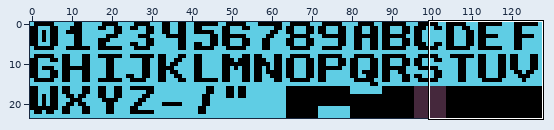
File history of a pixel-art file, img/font.aseprite. Above: a wide view before the commit, with the close-up outlined.
Close-up. Old version:
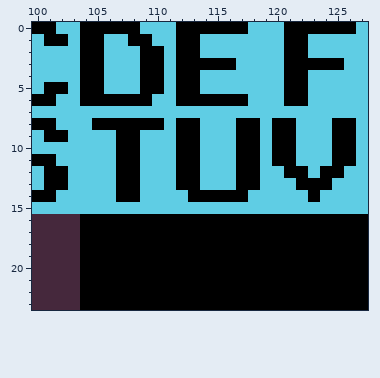
128x24 pixels, 1 frame. Shown: x 100..127, y 0..23. The commit also changed other parts of the picture, which this record leaves out.
Once edited:
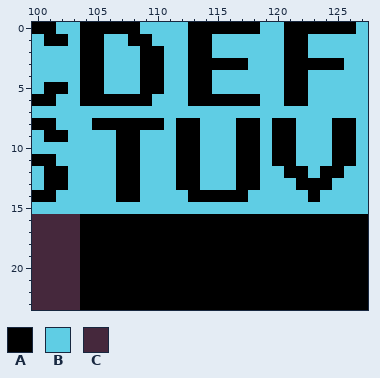
Palette (. is transparent): A #000000  B #5fcde4  C #45283c
Diff:
@@ x 110..120 @@
- 0 BBAAAAAABBB
- 1 BBAABBBBBBB
- 2 ABAABBBBBBB
- 3 ABAAAAABBBB
- 4 ABAABBBBBBB
- 5 ABAABBBBBBB
- 6 BBAAAAAABBB
+ 0 BBBAAAAAABB
+ 1 BBBAABBBBBB
+ 2 ABBAABBBBBB
+ 3 ABBAAAAABBB
+ 4 ABBAABBBBBB
+ 5 ABBAABBBBBB
+ 6 BBBAAAAAABB
  7 BBBBBBBBBBB
